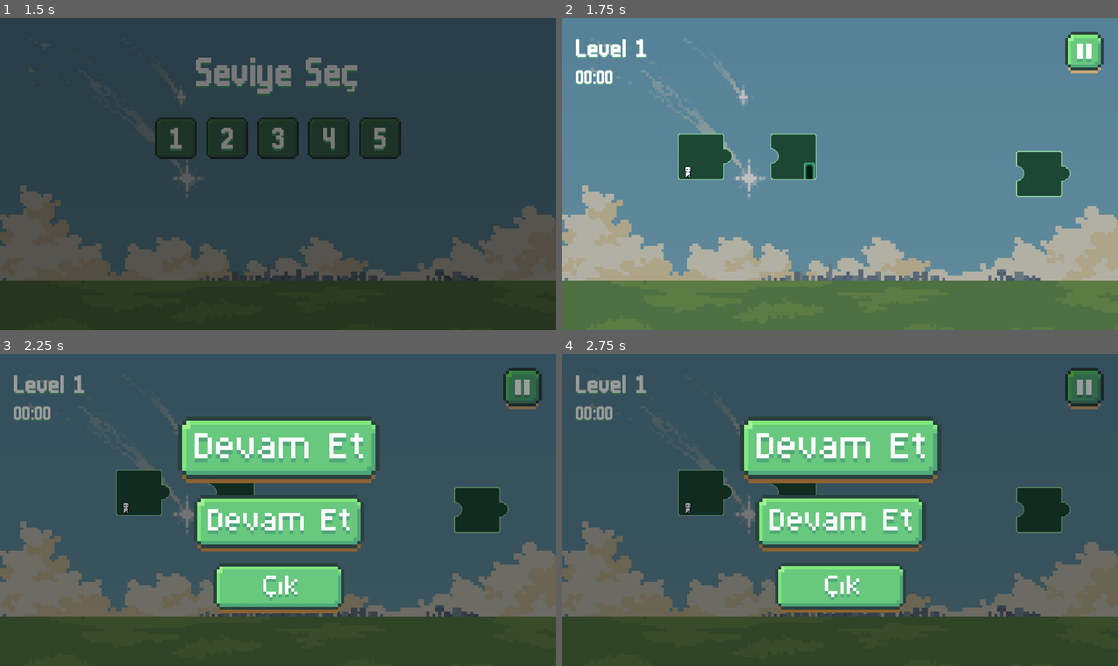
Above: before the commit, frames 1-4 (two rows, left to right).
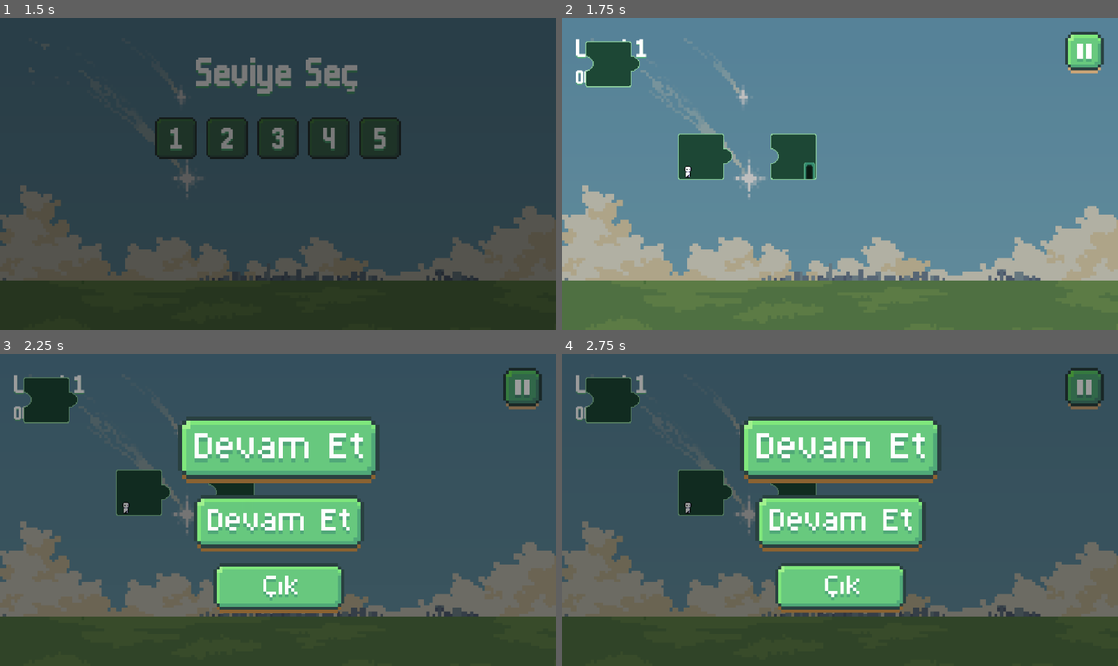
Above: after the commit, the same moments.

Repository: MohammedMMC/prof-path
Game: Godot game, scene res://scenes/welcome.tscn
Two runs of this game, one before a commit and one after it. Both use one fixed random seed, a clock stepped at 60 frames per second and the inputs below.
Inputs (mouse positions are in pixels of both pictures, inside the frame that each line leads up to):
- Up to frame 1 (1.5 s): click (278, 189) at 0.5 s; click "1" at 1.25 s
- Up to frame 2 (1.75 s): no input
- Up to frame 3 (2.25 s): click (522, 388) at 2 s
- Up to frame 4 (2.75 s): no input

Frame 1 is identical in both runs. In frame 2, 2.5% of the frame differs, in the area x 4-92%, y 7-58%; in frame 3, 2.5%; in frame 4, 2.5%.

Commit message:
custom level setup

Diff:
--- a/scripts/levels/level_01.gd
+++ b/scripts/levels/level_01.gd
@@ -3,8 +3,37 @@
 
 func _apply_level_config() -> void:
 	level_number = 1
-	start_cell = Vector2i(2, 2)
-	end_cell = Vector2i(4, 2)
 	door_piece_local_position = Vector2(30.0, 33.0)
 	door_padding_right = 2.0
 	door_padding_bottom = 1.0
+
+	# Add or remove entries here to change block count for this level.
+	level_blocks = [
+		{
+			"name": "StartPiece",
+			"role": BLOCK_ROLE_START,
+			"sides": [SIDE_CLOSED, SIDE_OUT, SIDE_CLOSED, SIDE_CLOSED],
+			"draggable": false,
+			"cell": Vector2i(2, 2),
+		},
+		{
+			"name": "EndPiece",
+			"role": BLOCK_ROLE_END,
+			"sides": [SIDE_CLOSED, SIDE_CLOSED, SIDE_CLOSED, SIDE_IN],
+			"draggable": false,
+			"cell": Vector2i(4, 2),
+		},
+		{
+			"name": "Connector01",
+			"role": BLOCK_ROLE_NORMAL,
+			"sides": [SIDE_CLOSED, SIDE_OUT, SIDE_CLOSED, SIDE_IN],
+			"draggable": true,
+			"spawn_cell": Vector2i(0, 0),
+			# Optional style override per block:
+			# "style": {
+			# 	"base_texture": TEX_PUZZLE_IN4,
+			# 	"out_texture": TEX_PUZZLE_OUT,
+			# 	"close_texture": TEX_PUZZLE_CLOSE,
+			# },
+		},
+	]
--- a/scripts/levels/level_base.gd
+++ b/scripts/levels/level_base.gd
@@ -38,6 +38,10 @@
 const SIDE_OUT := 1
 const SIDE_CLOSED := 2
 
+const BLOCK_ROLE_START := "start"
+const BLOCK_ROLE_END := "end"
+const BLOCK_ROLE_NORMAL := "normal"
+
 const POINTER_NONE := -999
 const POINTER_MOUSE := -1
 const POINTER_GRID_MOUSE := -2
@@ -77,6 +81,17 @@
 var start_piece_sides: Array = [SIDE_CLOSED, SIDE_OUT, SIDE_CLOSED, SIDE_CLOSED]
 var end_piece_sides: Array = [SIDE_CLOSED, SIDE_CLOSED, SIDE_CLOSED, SIDE_IN]
 var connector_piece_sides: Array = [SIDE_CLOSED, SIDE_OUT, SIDE_CLOSED, SIDE_IN]
+# Easy per-level layout config. Each entry can define:
+# - name: String
+# - role: start/end/normal
+# - sides: [top, right, bottom, left] using SIDE_* constants
+# - draggable: bool
+# - cell: Vector2i (board location)
+# - spawn_cell: Vector2i (board-grid position without occupying a board slot)
+# - tray_cell: Vector2i (free/tray grid location relative to connector_spawn_position)
+# - position: Vector2 (optional raw world-grid position for free/tray blocks)
+# - style: { base_texture, out_texture, close_texture }
+var level_blocks: Array = []
 # Fallback anchor (used when door sprite bounds are not detectable).
 var door_piece_local_position := Vector2(30.0, 33.0)
 var door_snap_to_ground_right := true
@@ -268,39 +283,155 @@
 
 
 func _build_level_layout() -> void:
-	var start_sides: Array = start_piece_sides.duplicate()
-	var end_sides: Array = end_piece_sides.duplicate()
-	var connector_sides: Array = connector_piece_sides.duplicate()
-
-	_start_piece = _create_piece("StartPiece", start_sides, false)
-	_end_piece = _create_piece("EndPiece", end_sides, false)
-	_connector_piece = _create_piece("ConnectorPiece", connector_sides, true)
-
-	_register_piece(_start_piece, start_sides, start_cell)
-	_register_piece(_end_piece, end_sides, end_cell)
-	_register_piece(_connector_piece, connector_sides, Vector2i(-1, -1))
-
-	_place_fixed_piece(_start_piece, start_cell)
-	_place_fixed_piece(_end_piece, end_cell)
-	_connector_piece.position = connector_spawn_position
-	_setup_end_door()
-
-
-func _create_piece(piece_name: String, sides: Array, draggable: bool) -> Node2D:
+	_piece_data.clear()
+	_draggable_pieces.clear()
+	_start_piece = null
+	_end_piece = null
+	_connector_piece = null
+
+	var blocks: Array = level_blocks
+	if blocks.is_empty():
+		blocks = _default_level_blocks()
+
+	for block_index in range(blocks.size()):
+		var block_entry: Variant = blocks[block_index]
+		if not (block_entry is Dictionary):
+			continue
+		var block: Dictionary = block_entry
+
+		var raw_sides: Variant = block.get("sides", [])
+		var sides: Array = raw_sides if raw_sides is Array else []
+		if sides.size() != 4:
+			sides = [SIDE_CLOSED, SIDE_CLOSED, SIDE_CLOSED, SIDE_CLOSED]
+
+		var piece_name := str(block.get("name", "Piece%02d" % (block_index + 1)))
+		var draggable := bool(block.get("draggable", false))
+
+		var style_variant: Variant = block.get("style", {})
+		var style: Dictionary = style_variant if style_variant is Dictionary else {}
+
+		var piece := _create_piece(piece_name, sides, draggable, style)
+		var role := str(block.get("role", BLOCK_ROLE_NORMAL)).to_lower()
+
+		if role == BLOCK_ROLE_START:
+			_start_piece = piece
+		elif role == BLOCK_ROLE_END:
+			_end_piece = piece
+		elif _connector_piece == null and draggable:
+			_connector_piece = piece
+
+		var cell := _extract_block_cell(block)
+		_register_piece(piece, sides, cell)
+		if _is_valid_cell(cell):
+			_place_fixed_piece(piece, cell)
+			if role == BLOCK_ROLE_START:
+				start_cell = cell
+			elif role == BLOCK_ROLE_END:
+				end_cell = cell
+		else:
+			piece.position = _extract_block_position(block, block_index)
+
+	if _start_piece == null:
+		_start_piece = _first_piece_on_board()
+	if _end_piece == null:
+		_end_piece = _start_piece
+	if _connector_piece == null:
+		_connector_piece = _first_draggable_piece()
+
+	if _end_piece != null:
+		_setup_end_door()
+
+
+func _default_level_blocks() -> Array:
+	return [
+		{
+			"name": "StartPiece",
+			"role": BLOCK_ROLE_START,
+			"sides": start_piece_sides.duplicate(),
+			"draggable": false,
+			"cell": start_cell,
+		},
+		{
+			"name": "EndPiece",
+			"role": BLOCK_ROLE_END,
+			"sides": end_piece_sides.duplicate(),
+			"draggable": false,
+			"cell": end_cell,
+		},
+		{
+			"name": "ConnectorPiece",
+			"role": BLOCK_ROLE_NORMAL,
+			"sides": connector_piece_sides.duplicate(),
+			"draggable": true,
+			"tray_cell": Vector2i(0, 0),
+		},
+	]
+
+
+func _extract_block_cell(block: Dictionary) -> Vector2i:
+	return _extract_cell_value(block, "cell")
+
+
+func _extract_cell_value(block: Dictionary, key: String) -> Vector2i:
+	var cell_value: Variant = block.get(key, Vector2i(-1, -1))
+	if cell_value is Vector2i:
+		return cell_value as Vector2i
+	if cell_value is Vector2:
+		var cell_vec: Vector2 = cell_value
+		return Vector2i(int(cell_vec.x), int(cell_vec.y))
+	return Vector2i(-1, -1)
+
+
+func _extract_block_position(block: Dictionary, block_index: int) -> Vector2:
+	var fallback := connector_spawn_position + Vector2(CELL_SIZE * float(block_index), 0.0)
+	var spawn_cell := _extract_cell_value(block, "spawn_cell")
+	if spawn_cell != Vector2i(-1, -1):
+		return BOARD_ORIGIN + Vector2(float(spawn_cell.x) * CELL_SIZE, float(spawn_cell.y) * CELL_SIZE)
+
+	var tray_cell := _extract_cell_value(block, "tray_cell")
+	if tray_cell != Vector2i(-1, -1):
+		return connector_spawn_position + Vector2(float(tray_cell.x) * CELL_SIZE, float(tray_cell.y) * CELL_SIZE)
+
+	var position_value: Variant = block.get("position", fallback)
+	if position_value is Vector2:
+		return position_value as Vector2
+	return fallback
+
+
+func _first_piece_on_board() -> Node2D:
+	for row in range(GRID_ROWS):
+		for col in range(GRID_COLS):
+			var slot_value: Variant = _board_slots[row][col]
+			if slot_value is Node2D:
+				return slot_value as Node2D
+	return null
+
+
+func _first_draggable_piece() -> Node2D:
+	if _draggable_pieces.is_empty():
+		return null
+	var first_value: Variant = _draggable_pieces[0]
+	if first_value is Node2D:
+		return first_value as Node2D
+	return null
+
+
+func _create_piece(piece_name: String, sides: Array, draggable: bool, style: Dictionary = {}) -> Node2D:
 	var piece := Node2D.new()
 	piece.name = piece_name
 	piece.scale = Vector2.ONE * _piece_scale
 	piece.z_index = 2 if draggable else 1
 
+	var base_texture := _texture_from_style(style, "base_texture", TEX_PUZZLE_IN4)
 	var base_sprite := Sprite2D.new()
-	base_sprite.texture = TEX_PUZZLE_IN4
+	base_sprite.texture = base_texture
 	base_sprite.centered = false
 	piece.add_child(base_sprite)
 
-	_add_side_overlay_if_needed(piece, sides[SIDE_TOP], SIDE_TOP)
-	_add_side_overlay_if_needed(piece, sides[SIDE_RIGHT], SIDE_RIGHT)
-	_add_side_overlay_if_needed(piece, sides[SIDE_BOTTOM], SIDE_BOTTOM)
-	_add_side_overlay_if_needed(piece, sides[SIDE_LEFT], SIDE_LEFT)
+	_add_side_overlay_if_needed(piece, sides[SIDE_TOP], SIDE_TOP, style)
+	_add_side_overlay_if_needed(piece, sides[SIDE_RIGHT], SIDE_RIGHT, style)
+	_add_side_overlay_if_needed(piece, sides[SIDE_BOTTOM], SIDE_BOTTOM, style)
+	_add_side_overlay_if_needed(piece, sides[SIDE_LEFT], SIDE_LEFT, style)
 
 	_grid_root.add_child(piece)
 	if draggable:
@@ -309,12 +440,16 @@
 	return piece
 
 
-func _add_side_overlay_if_needed(piece: Node2D, side_kind: int, side: int) -> void:
+func _add_side_overlay_if_needed(piece: Node2D, side_kind: int, side: int, style: Dictionary = {}) -> void:
 	if side_kind == SIDE_IN:
 		return
 
 	var is_out := side_kind == SIDE_OUT
-	var texture := TEX_PUZZLE_OUT if is_out else TEX_PUZZLE_CLOSE
+	var out_texture := _texture_from_style(style, "out_texture", TEX_PUZZLE_OUT)
+	var close_texture := _texture_from_style(style, "close_texture", TEX_PUZZLE_CLOSE)
+	var texture := out_texture if is_out else close_texture
+	if texture == null:
+		return
 	var sprite := Sprite2D.new()
 	sprite.texture = texture
 	sprite.centered = true
@@ -329,6 +464,13 @@
 	sprite.position = center + rotated_offset
 
 	piece.add_child(sprite)
+
+
+func _texture_from_style(style: Dictionary, key: String, fallback: Texture2D) -> Texture2D:
+	var texture_value: Variant = style.get(key, fallback)
+	if texture_value is Texture2D:
+		return texture_value as Texture2D
+	return fallback
 
 
 func _rotation_for_side(side: int) -> float:
